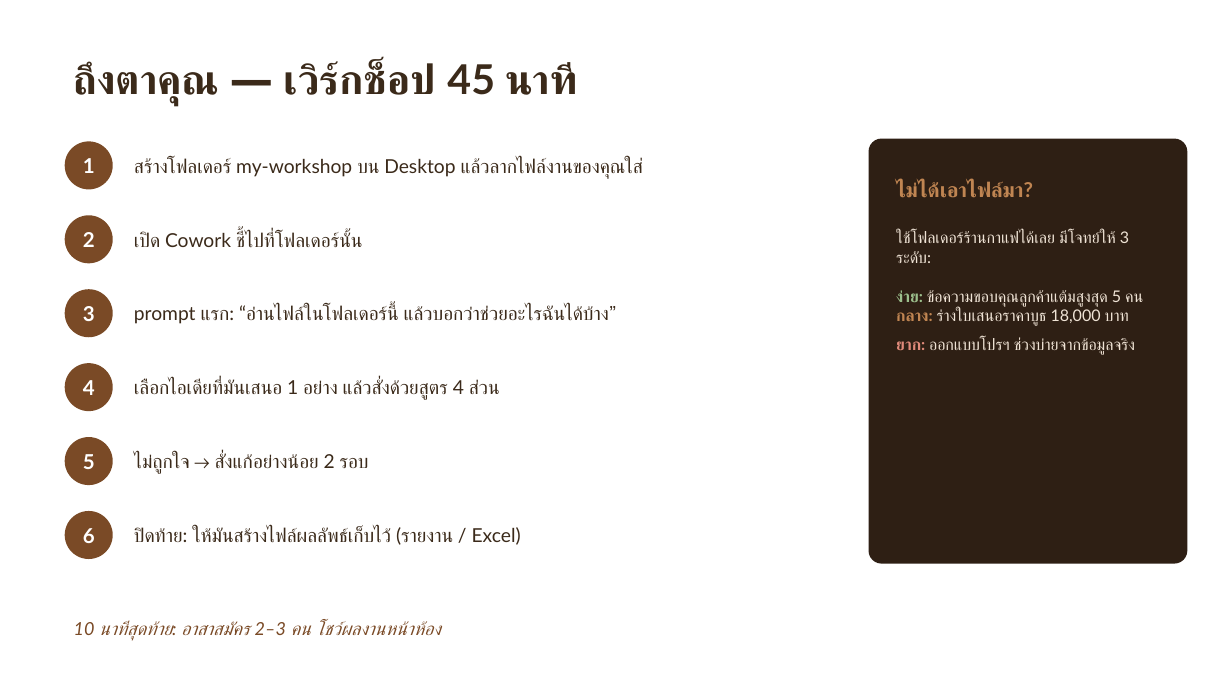
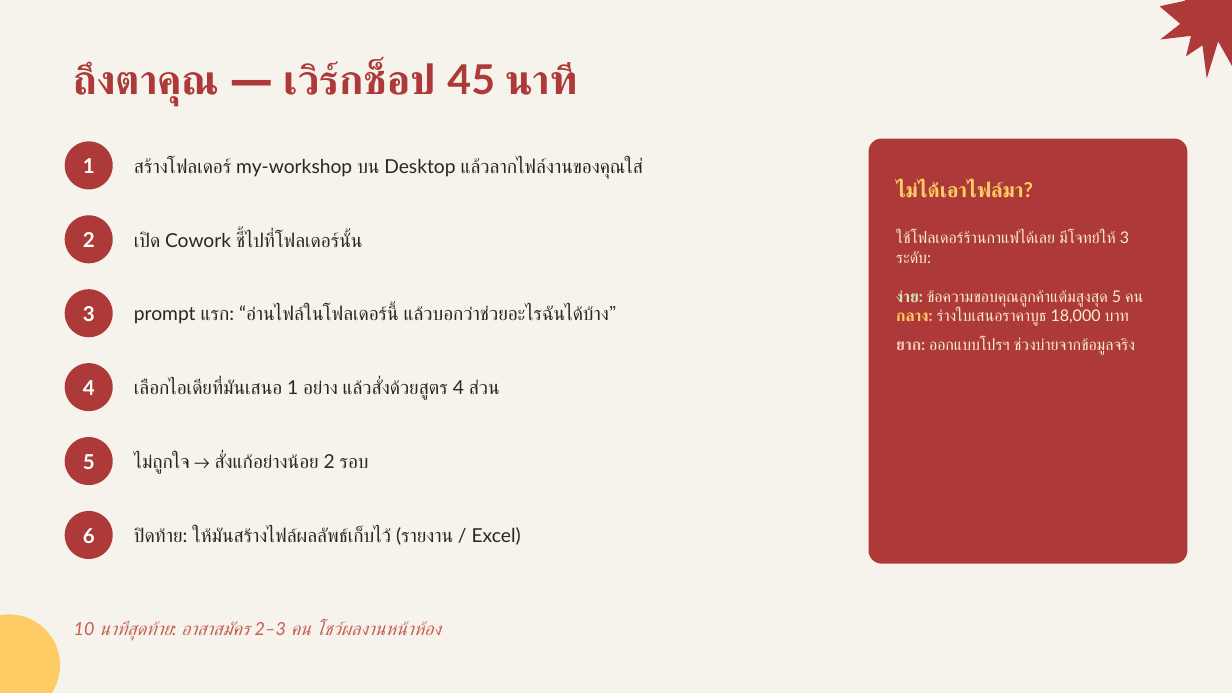
Before and after one commit to Bossjukkaphan/sookkaya-dashboard, a slide deck: slide 11 of claude-course/slides.pptx. Drawn at 1232x693 pixels with LibreOffice and Linux fonts; fonts in the diff are those of the drawing. Boxes give left, top, right and bottom in pixels: in the first picture for what was removed or moved away, otherwise in the second. Text is boxed around its words. In the diff, an @@ line names an element or a change of style, - is before the commit and + after.

```diff
--- a/claude-course/slides.pptx
+++ b/claude-course/slides.pptx
@@ background #FFFFFF to #F6F2EC @@
@@ irregular seal added at (1160,0,1232,79), fill #AD3A38 @@
@@ text "ถึงตาคุณ — เวิร์กช็อป 45 นาที" at (74,62,574,106): text colour #3B2A1A to #AD3A38 @@
@@ rounded rectangle at (869,139,1188,564): fill #2E1F14 to #AD3A38 @@
@@ text "ไม่ได้เอาไฟล์มา?" at (896,181,1033,198): text colour #C08552 to #FFCB64 @@
@@ text "ใช้โฟลเดอร์ร้านกาแฟได้เลย มีโจทย์ให้ 3 ระดับ:" at (896,231,1129,263): text colour #EFE3D5 to #FBEBD0 @@
@@ text "ง่าย: ข้อความขอบคุณลูกค้าแต้มสูงสุด 5 คน กลาง: ..." at (896,290,1143,355): text colour #9CBF8C to #CFE3B8 in "ง่าย:"; text colour #EFE3D5 to #FBEBD0 in "ข้อความขอบคุณลูกค้าแต้มสูงสุด 5 คน ร่างใบเสนอราคาบูธ 18,000  ..."; text colour #C08552 to #FFCB64 in "กลาง:"; text colour #E08A7A to #F3C8B8 in "ยาก:" @@
@@ text colour #3B2A1A to #2E2420 in 6 elements at (134,158,644,179), (134,232,362,247), (134,306,609,324), (134,380,500,400), (134,453,369,474), (134,527,521,545) @@
@@ fill #7A4A26 to #AD3A38 in 6 elements at (65,141,113,189), (65,215,113,263), (65,289,113,337), (65,363,113,411), (65,437,113,485), (65,511,113,559) @@
@@ ellipse added at (0,615,60,693), fill #FFCB64 @@
@@ text "10 นาทีสุดท้าย: อาสาสมัคร 2–3 คน ..." at (74,620,441,641): text colour #7A4A26 to #C65E52 @@
```
Also in this commit, not shown: 14 other slides changed.
